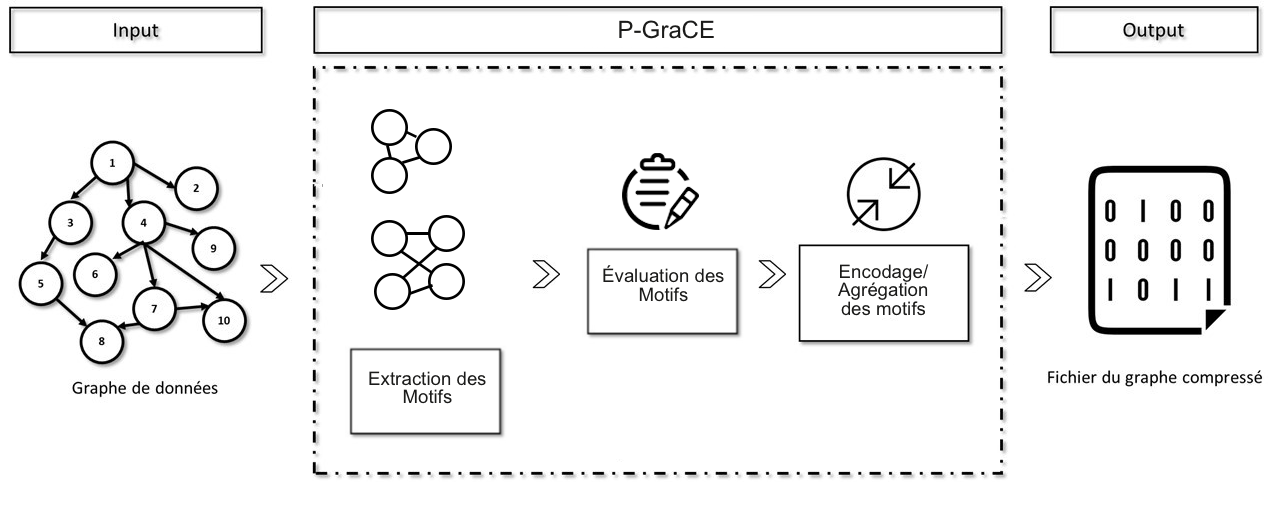
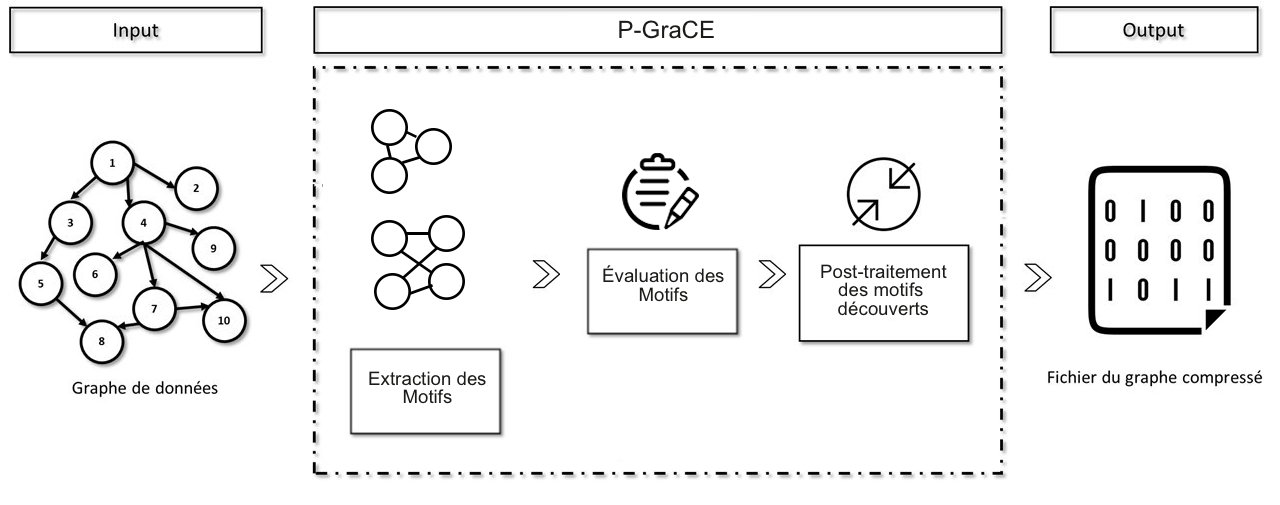
Comparing the layer stacks of the two 1280 × 505 images. Changes:
renamed "Encodage/ Agrégation des motifs" to "Post-traitement des motifs découverts", painted on it over [821, 264, 947, 316]
